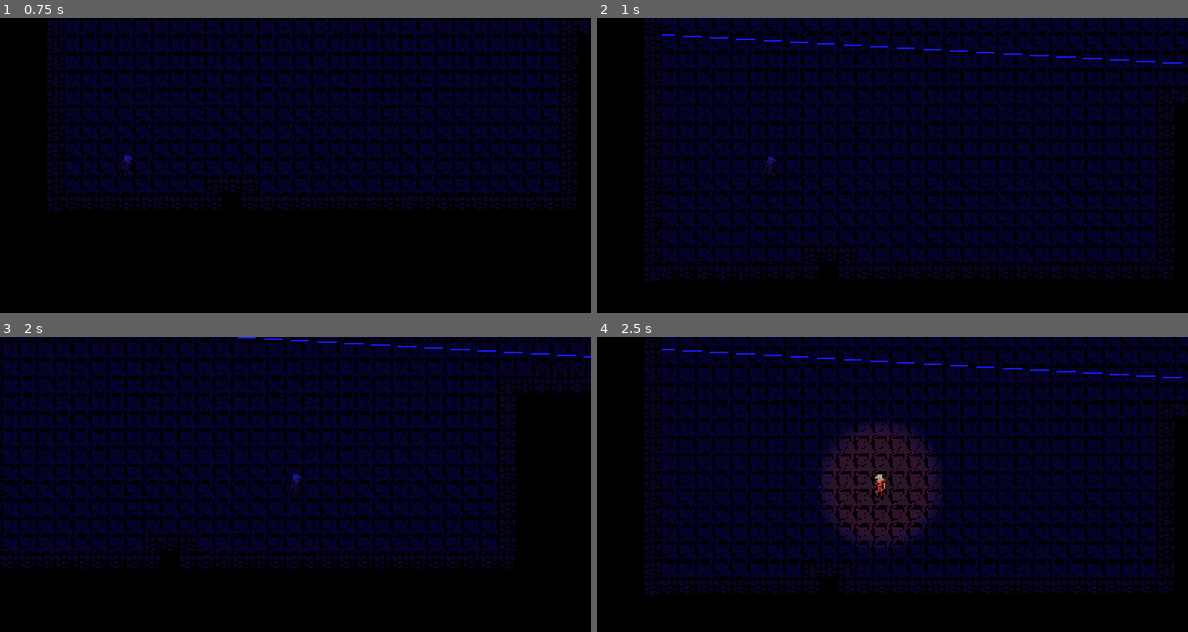
Above: before the commit, frames 1-4 (two rows, left to right).
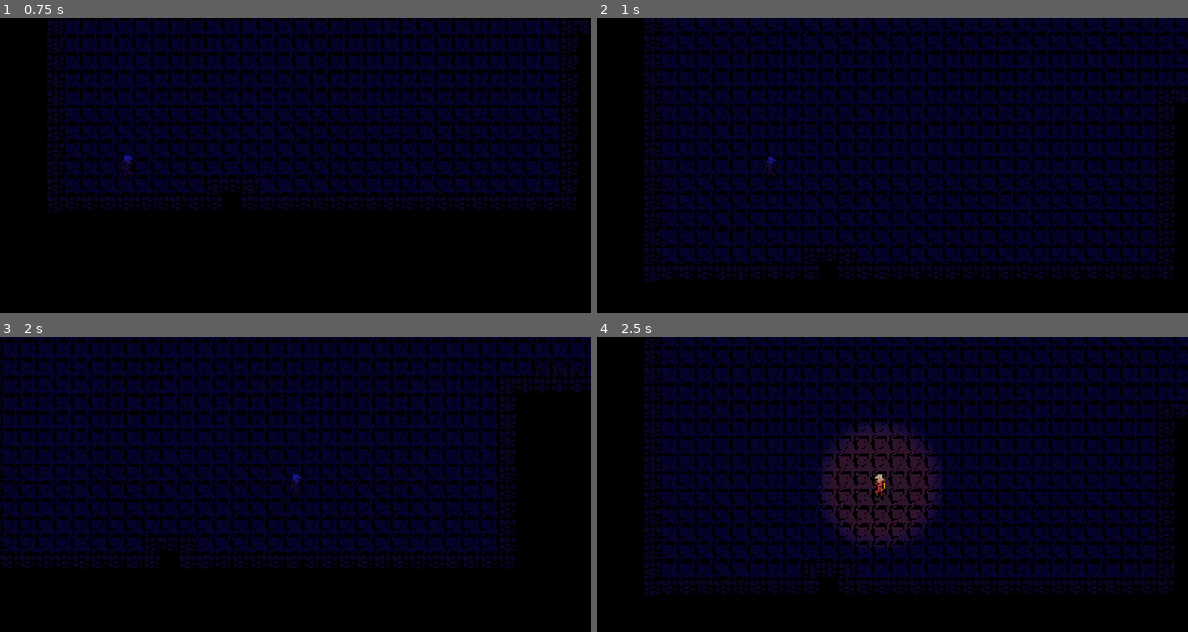
Above: after the commit, the same moments.

Repository: Mohamedyk10/inoxxtag-unclimb
Game: Godot game, scene res://main.tscn
Two runs of this game, one before a commit and one after it. Both use one fixed random seed, a clock stepped at 60 frames per second and the inputs below.
Inputs:
- Up to frame 1 (0.75 s): tap Enter at 0.5 s; hold Right (RIGHT) from 0.53 s (still down); hold Space (JUMP) from 0.53 s (still down)
- Up to frame 2 (1 s): keep holding Right (RIGHT); keep holding Space (JUMP)
- Up to frame 3 (2 s): keep holding Right (RIGHT); release Space (JUMP) at 1.28 s; tap Shift (HOLD) at 1.35 s; tap Space (JUMP) at 1.52, 1.55, 1.82 s
- Up to frame 4 (2.5 s): release Right (RIGHT) at 2.03 s; hold Left (LEFT) from 2.03 s (still down); hold Space (JUMP) from 2.03 s (still down); tap E (USE_LANTERN) at 2.1 s

Frame 1 is identical in both runs. In frame 2, 0.3% of the frame differs, in the area x 11-99%, y 5-16%; in frame 3, 0.2%; in frame 4, 0.3%.

Commit message:
Fix jumps

Diff:
--- a/inoxtag-unclimb/player.gd
+++ b/inoxtag-unclimb/player.gd
@@ -67,16 +67,18 @@
 	else:
 		animation = "stop"
 
+	if lantern_status:
+		$PointLight2D.show()
+	else:
+		$PointLight2D.hide()
+
 	velocity = Vector2(0, 0)
 
 	if zip_line_coefs != null and not Input.is_action_pressed("JUMP") and not Input.is_action_pressed("SHIFT"):
 		var x = global_position[0]
 		var y = global_position[1]
-		print("-------")
-		print(x, " ", y)
 		x = x + ZIPLINE_SPEED * delta
 		y = f(x, zip_line_coefs)
-		print(x, " ", y)
 		global_position = Vector2(x, y)
 		move_and_slide()
 		return
@@ -109,16 +111,14 @@
 	if Input.is_action_pressed("JUMP"):
 		if is_jumping:
 			vertical_speed += 0.5 * GRAVITY_ACCELERATION * delta
+			animation = "jump"
 		else:
 			if is_on_floor() or is_on_wall() or zip_line_coefs != null:
 				is_jumping = true
 				uses_ice_axe = false
 				vertical_speed = JUMP_INITIAL_SPEED
 				velocity[1] = vertical_speed
-				$Animation.play("jump")
-				move_and_slide()
-				return
-		animation = "jump"
+				animation = "jump"
 	else:
 		is_jumping = false
 
@@ -144,8 +144,5 @@
 		$Animation.flip_h = true
 		$Animation.play(animation)
 	velocity[1] = vertical_speed
-	if lantern_status:
-		$PointLight2D.show()
-	else:
-		$PointLight2D.hide()
+
 	move_and_slide()
--- a/inoxtag-unclimb/zip_line.tscn
+++ b/inoxtag-unclimb/zip_line.tscn
@@ -1,23 +1,20 @@
-[gd_scene load_steps=4 format=3 uid="uid://b6a3pf41ax484"]
+[gd_scene load_steps=3 format=3 uid="uid://b6a3pf41ax484"]
 
 [ext_resource type="Script" uid="uid://boyokw3v1vrpn" path="res://zip_line.gd" id="1_qadoo"]
 
 [sub_resource type="SegmentShape2D" id="SegmentShape2D_tnwwl"]
-b = Vector2(2000, 100)
-
-[sub_resource type="CanvasTexture" id="CanvasTexture_w5att"]
+b = Vector2(1000, 0)
 
 [node name="ZipLine" type="Area2D"]
 script = ExtResource("1_qadoo")
 
 [node name="CollisionShape2D" type="CollisionShape2D" parent="."]
+scale = Vector2(1.5, 1.5)
 shape = SubResource("SegmentShape2D_tnwwl")
 
 [node name="Sprite2D" type="Sprite2D" parent="."]
-position = Vector2(0.256694, -4.40589)
-rotation = 1.62617
-scale = Vector2(2.80703, -2002.99)
-texture = SubResource("CanvasTexture_w5att")
+position = Vector2(0, -2.5)
+scale = Vector2(40, 5)
 
 [connection signal="body_entered" from="." to="." method="_on_body_entered"]
 [connection signal="body_exited" from="." to="." method="_on_body_exited"]
